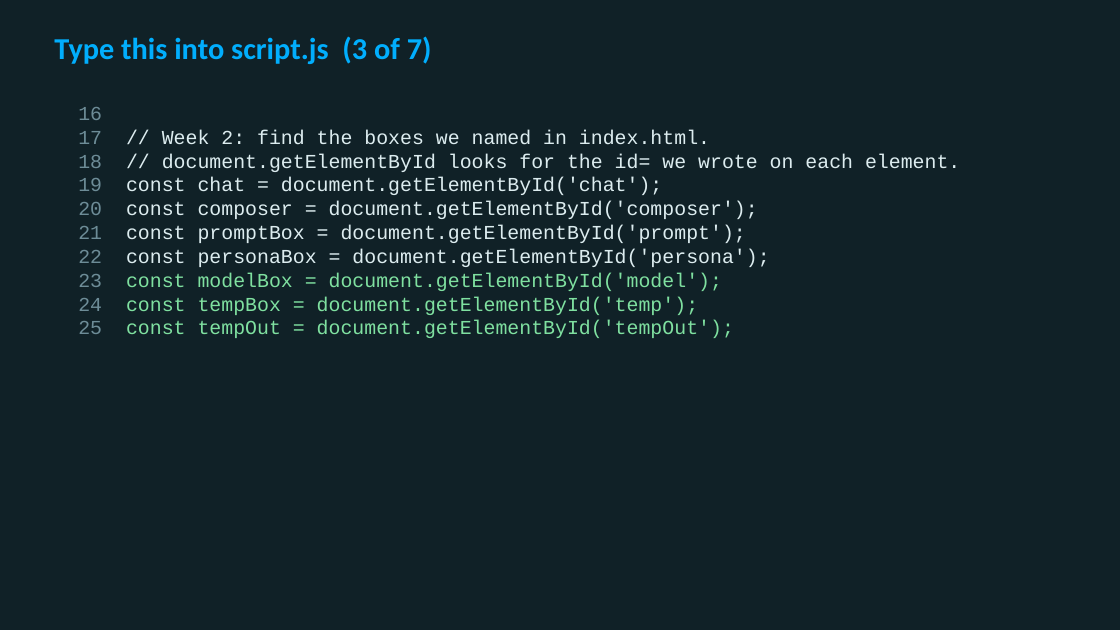
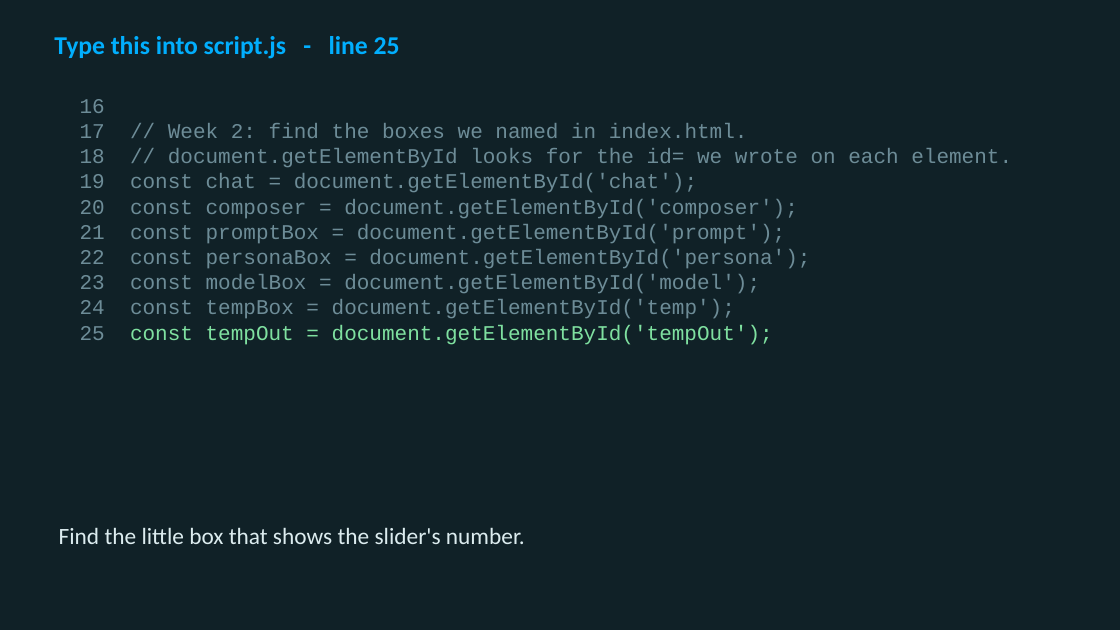
Before and after one commit to utgapps/utgapps.github.io, a slide deck: slide 35 of ai101/slides/week-09.pptx (slide 8 before the commit). Drawn at 1120x630 pixels with LibreOffice and Linux fonts; fonts in the diff are those of the drawing. Boxes give left, top, right and bottom in pixels: in the first picture for what was removed or moved away, otherwise in the second. Text is boxed around its words. In the diff, an @@ line names an element or a change of style, - is before the commit and + after.

```diff
--- a/ai101/slides/week-09.pptx
+++ b/ai101/slides/week-09.pptx
@@ text at box(54, 36, 400, 59): text changed; size 26 to 22 pt @@
-Type this into script.js (3 of 7)
+Type this into script.js - line 25
@@ text "16": place and size @@
-text "16" at box(78, 107, 960, 338)
+text "16" at box(80, 99, 1012, 345)
@@ text "16" at box(80, 99, 1012, 345): size 17 to 18 pt; text colour #DCECEF to #6D8C97 in "// Week 2: find the boxes we ...", "// document.getElementById looks for the id= we ...", "const chat = document.getElementById('chat');", "const composer = document.getElementById('composer');" and 2 more places; text colour #7FE0A0 to #6D8C97 in "const modelBox = document.getElementById('model');", "const tempBox = document.getElementById('temp');" @@
@@ text added at box(59, 527, 525, 544), 20 pt, text #DCECEF @@
+Find the little box that shows the slider's number.
```
Also in this commit, not shown: 5 other slides changed, 34 slides added, 1 slide removed, 18 other files.
